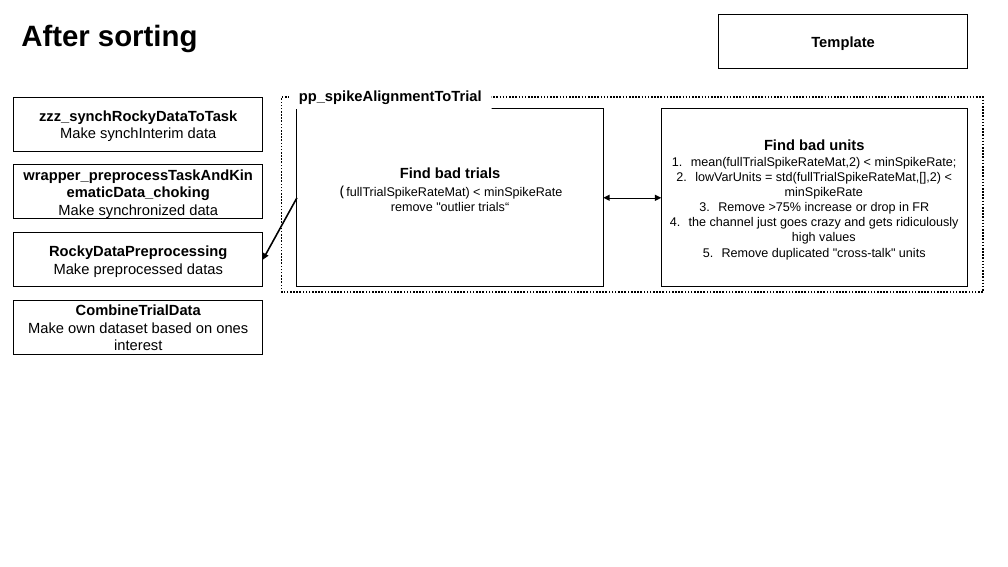
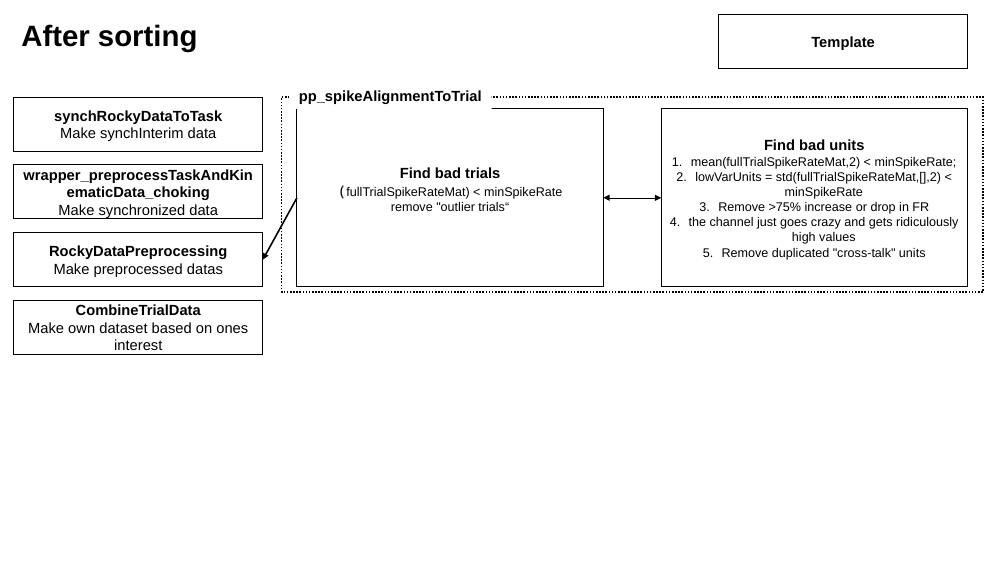
Before and after one commit to Hiroo-Miyata/templeteWorkspace, a slide deck: slide 3 of ChaseLabDataPipeline.pptx. Drawn at 1008x567 pixels with LibreOffice and Linux fonts; fonts in the diff are those of the drawing. Boxes give left, top, right and bottom in pixels: in the first picture for what was removed or moved away, otherwise in the second. Text is boxed around its words. In the diff, an @@ line names an element or a change of style, - is before the commit and + after.

```diff
--- a/ChaseLabDataPipeline.pptx
+++ b/ChaseLabDataPipeline.pptx
@@ text in rectangle at [54, 110, 222, 124]: text changed @@
-zzz_synchRockyDataToTask
+synchRockyDataToTask
```
Also in this commit, not shown: 2 other slides changed, 1 slide removed, 1 other file.
